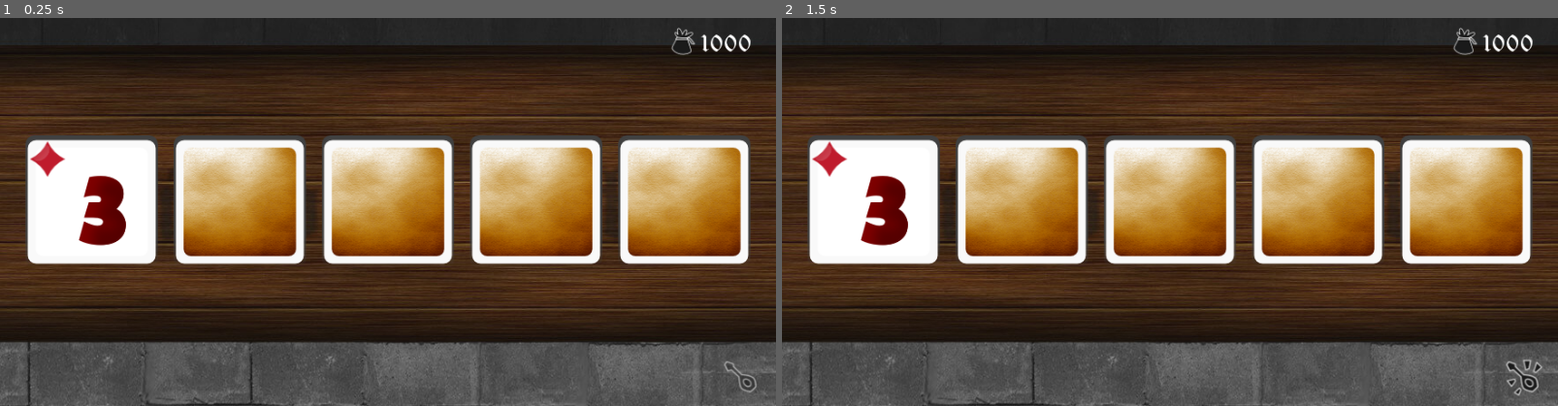
Above: before the commit, frames 1-2 (left to right).
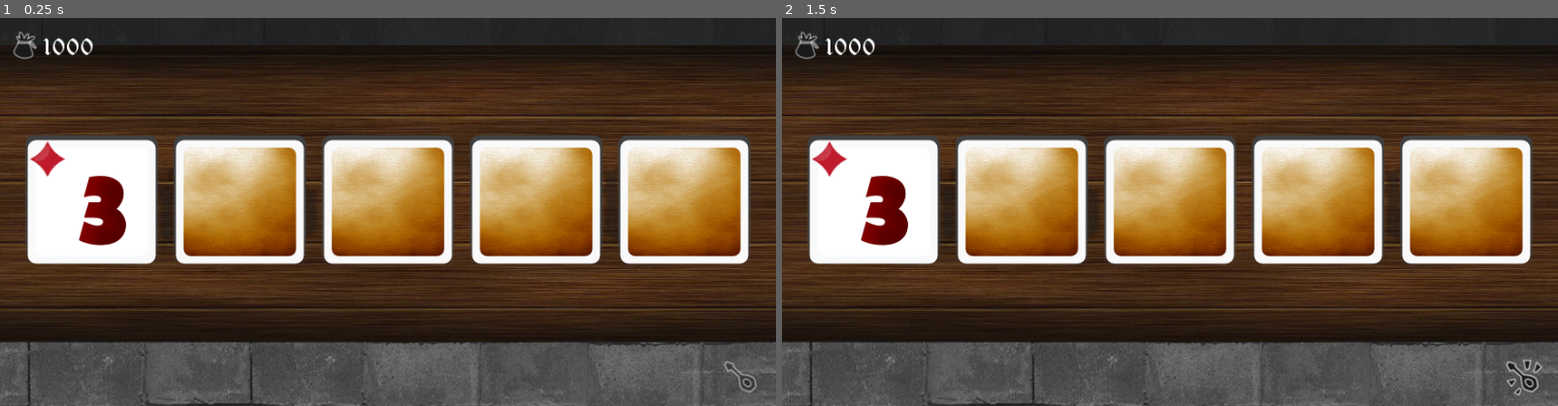
Above: after the commit, the same moments.

Repository: ubermanu/kingdom-poker
Game: Godot game, scene res://Game.tscn
Two runs of this game, one before a commit and one after it. Both use one fixed random seed, a clock stepped at 60 frames per second and the inputs below.
Inputs (mouse positions are in pixels of both pictures, inside the frame that each line leads up to):
- Up to frame 1 (0.25 s): no input
- Up to frame 2 (1.5 s): tap Enter at 0.5 s; drag from (1526, 374) to (1247, 126) at 0.52 s; tap Space at 1.25 s; drag from (1014, 231) to (1526, 374) at 1.27 s

The runs differ from the first frame. In frame 1, 0.4% of the frame differs, in the area x 1-97%, y 2-11%; in frame 2, 0.4%.

Commit message:
Move score to the left side

Diff:
--- a/Game.tscn
+++ b/Game.tscn
@@ -19,6 +19,6 @@
 [node name="Board" parent="." instance=ExtResource( 1 )]
 
 [node name="Bank" parent="." instance=ExtResource( 3 )]
-position = Vector2( 775.082, 24.9452 )
+position = Vector2( 28.645, 29.435 )
 
 [node name="TokenList" parent="." instance=ExtResource( 2 )]
